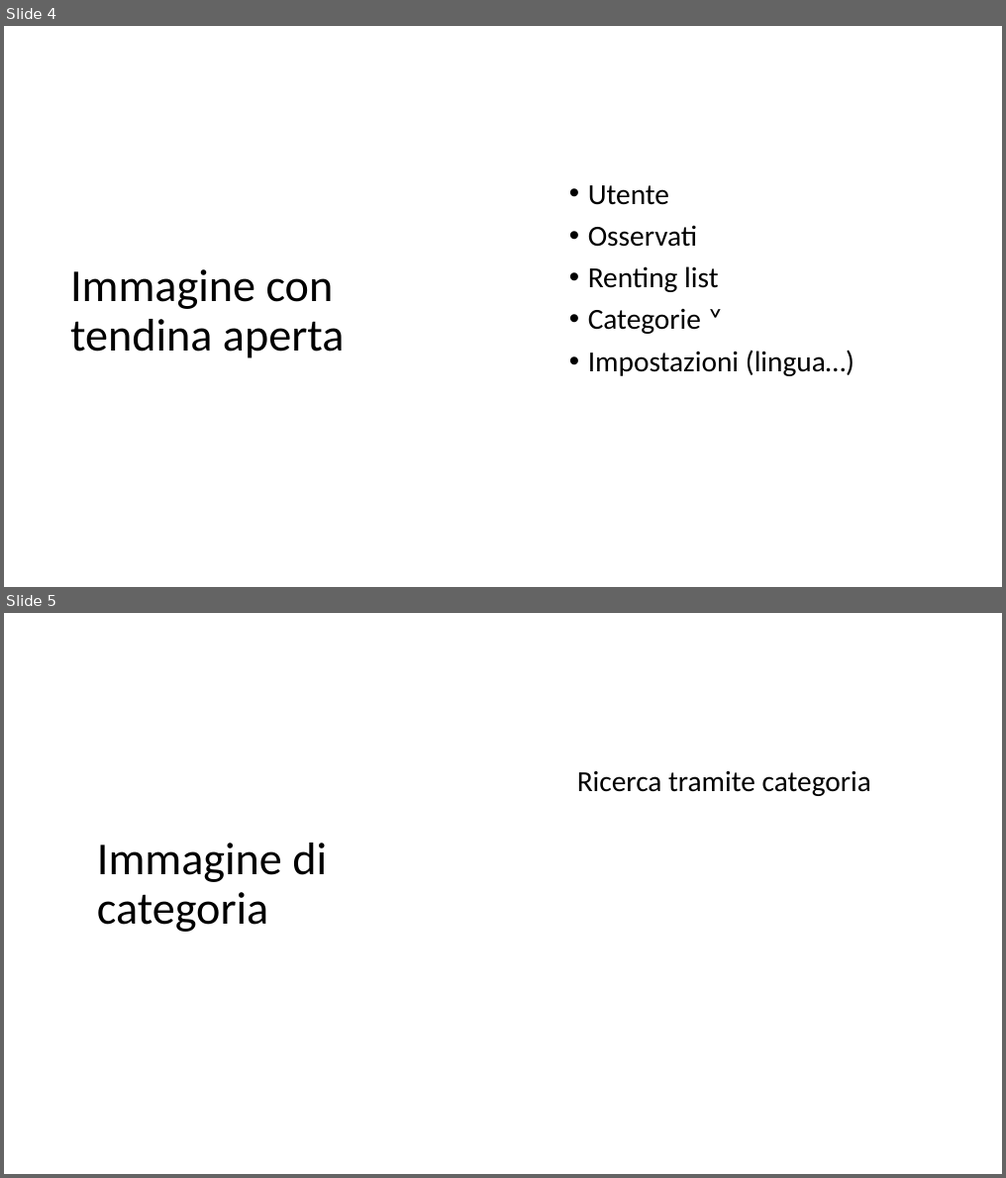
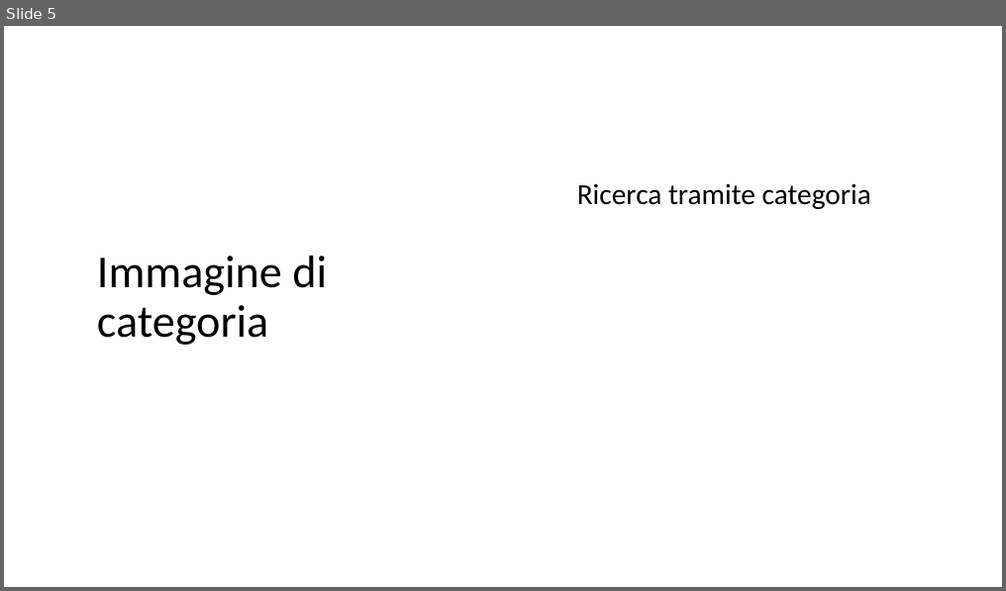
Before and after one commit to Dr-Dd/RentIT, a slide deck: mockup/presentazione.pptx. Shown one above the other, each under a label of ours: slides 4 and 5 before the commit, slide 5 after it. The pictures are 1006x1178 and 1006x591 pixels, drawn with LibreOffice and Linux fonts; fonts in the diff are those of the drawing. Boxes give left, top, right and bottom in pixels: in the first picture for what was removed or moved away, otherwise in the second. Text is boxed around its words. In the diff, an @@ line names an element or a change of style, - is before the commit and + after.

```diff
--- a/mockup/presentazione.pptx
+++ b/mockup/presentazione.pptx
@@ slide 4 removed at bbox=[4, 26, 1002, 587], background #FFFFFF @@
@@ text removed at bbox=[588, 185, 854, 376] @@
-• Utente
-• Osservati
-• Renting list
-• Categorie ˅
-• Impostazioni (lingua…)
@@ title removed at bbox=[70, 270, 344, 359] @@
-Immagine con tendina aperta
```
Also in this commit, not shown: 2 slides changed, 1 slide added, 3 other files.
